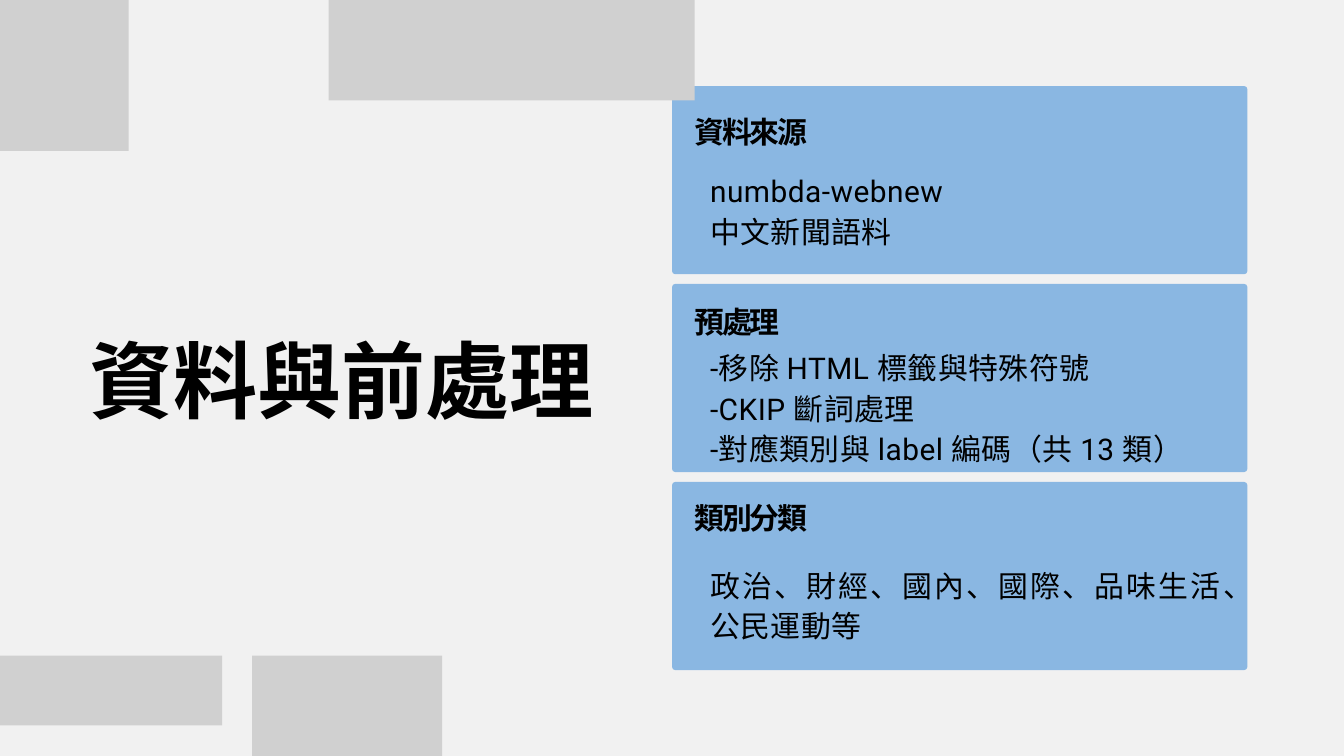
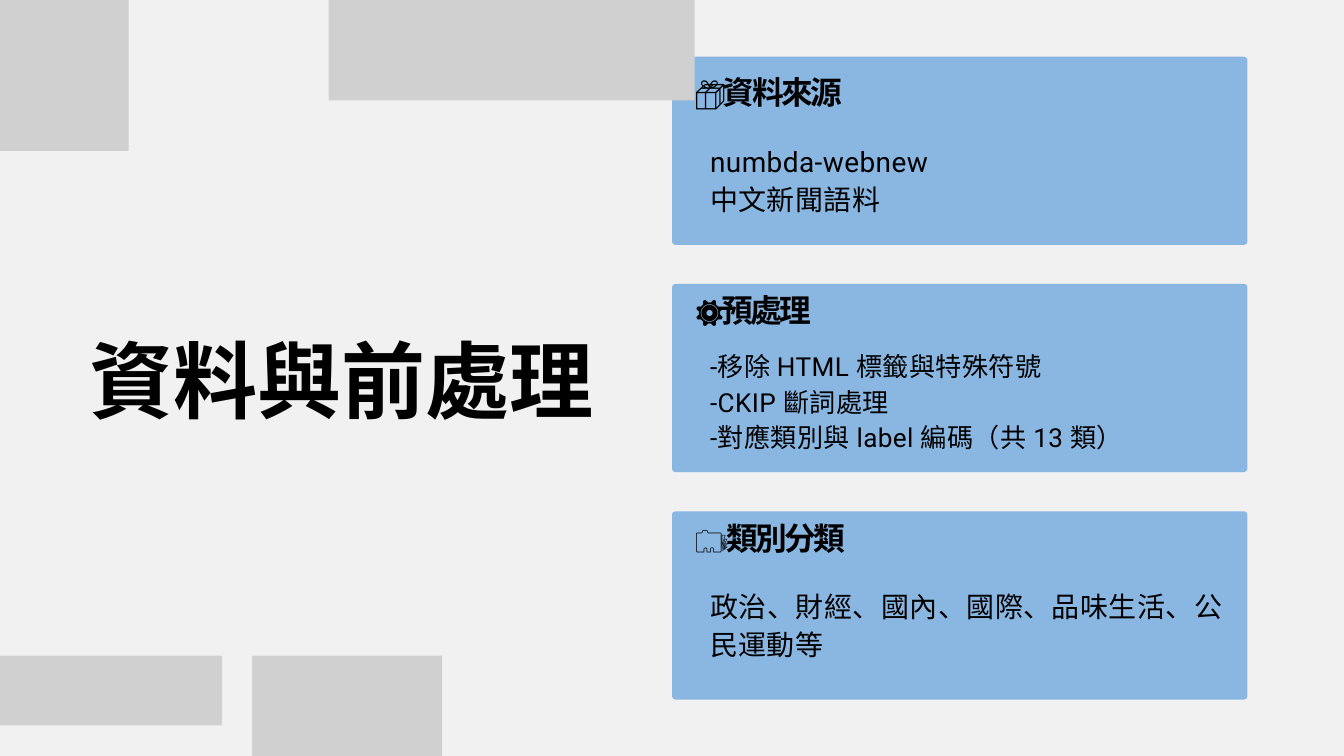
Before and after one commit to jenny870604/news, a slide deck: slide 3 of 新聞專題分類.pptx. Drawn at 1344x756 pixels with LibreOffice and Linux fonts; fonts in the diff are those of the drawing; grey boxes stand for pictures. Boxes give left, top, right and bottom in pixels: in the first picture for what was removed or moved away, otherwise in the second. Text is boxed around its words. In the diff, an @@ line names an element or a change of style, - is before the commit and + after.

```diff
--- a/新聞專題分類.pptx
+++ b/新聞專題分類.pptx
@@ freeform shape: place and size @@
-freeform shape at box(672, 86, 1247, 274)
+freeform shape at box(672, 56, 1247, 245)
@@ text at box(723, 77, 842, 107): text changed; size 32 to 34 pt @@
-資料來源
+📦資料來源
@@ text "numbda-webnew" at box(710, 151, 928, 213): size 32 to 30 pt; line spacing 43.2pt to 40.5pt @@
@@ text "numbda-webnew": place and size @@
-text "numbda-webnew" at box(710, 179, 943, 246)
+text "numbda-webnew" at box(710, 151, 928, 213)
@@ text at box(722, 290, 812, 331): text changed; size 32 to 34 pt @@
-預處理
+⚙️預處理
@@ text "-移除 HTML 標籤與特殊符號" at box(710, 354, 1123, 450): size 32 to 28 pt, letter spacing 0.5 to 0.4 pt; line spacing 43.2pt to 37.8pt @@
@@ freeform shape: place and size @@
-freeform shape at box(672, 482, 1247, 670)
+freeform shape at box(672, 511, 1247, 700)
@@ text at box(727, 523, 846, 553): text changed; size 32 to 34 pt @@
-類別分類
+🗂️類別分類
@@ text "政治、財經、國內、國際、品味生活、公民運動等": place and size @@
-text "政治、財經、國內、國際、品味生活、公民運動等" at box(710, 567, 1253, 640)
+text "政治、財經、國內、國際、品味生活、公民運動等" at box(710, 593, 1222, 658)
@@ text "政治、財經、國內、國際、品味生活、公民運動等" at box(710, 593, 1222, 658): size 32 to 30 pt; line spacing 43.2pt to 40.5pt @@
```
Also in this commit, not shown: 5 other slides changed.
